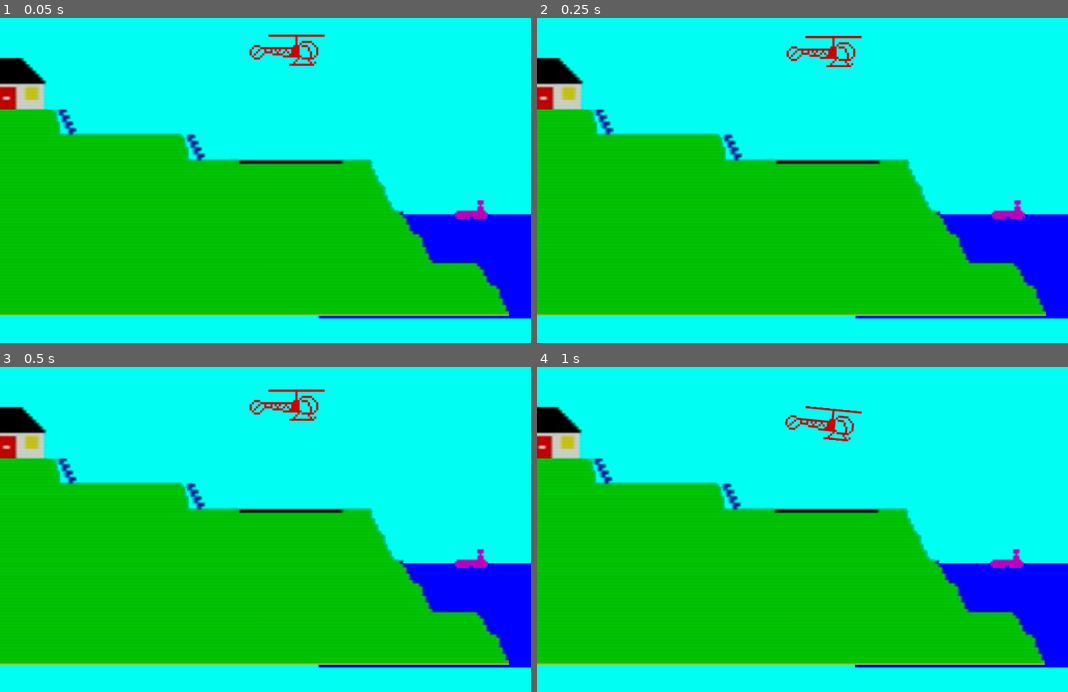
Above: before the commit, frames 1-4 (two rows, left to right).
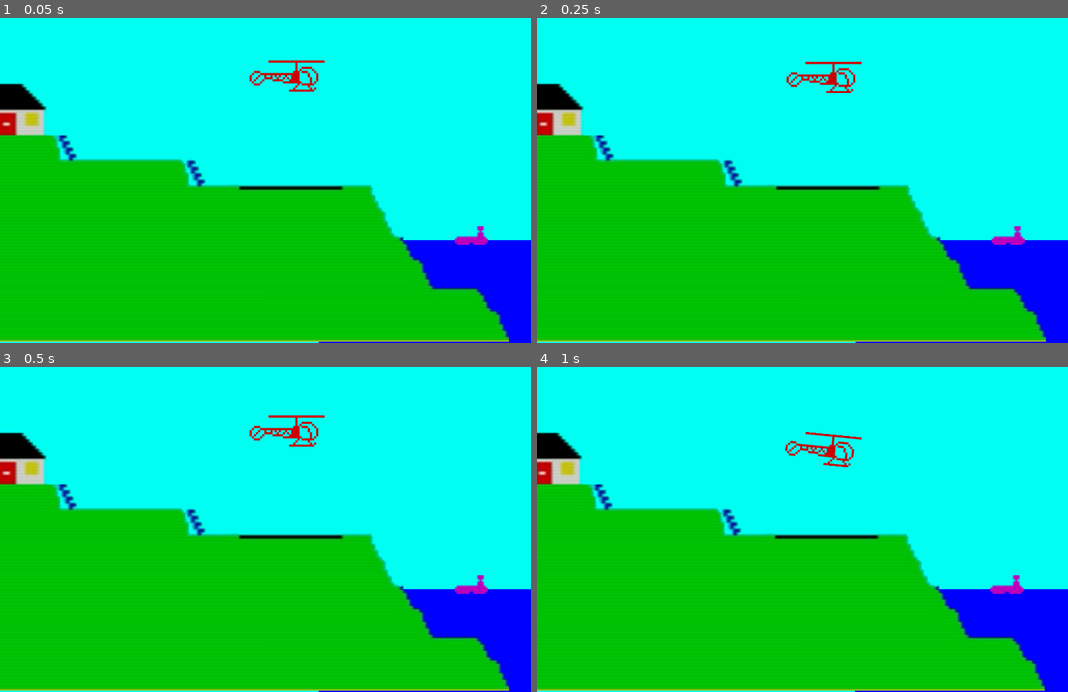
Above: after the commit, the same moments.

Repository: SteveSmith16384/Krakatoa
Game: Godot game, scene res://Main.tscn
Same seed, same stepped clock (60 frames per second), same inputs: the game is played once before the commit and once after it.
Inputs:
- Up to frame 1 (0.05 s): no input
- Up to frame 2 (0.25 s): no input
- Up to frame 3 (0.5 s): no input
- Up to frame 4 (1 s): tap Enter at 0.5 s; hold Right (ui_right) from 0.53 s (still down); tap Space (detach_hook) at 0.6 s

The runs differ from the first frame. In frame 1, 22% of the frame differs, in the area x 0-100%, y 5-100%; in frame 2, 22%; in frame 3, 22%; in frame 4, 22%.
Error in both runs: Attempt to call function 'detach_cargo' in base 'null instance' on a null instance. (res://Main.gd:65)

Commit message:
Minor improvements

Diff:
--- a/src/IntroScene.gd
+++ b/src/IntroScene.gd
@@ -7,8 +7,6 @@
 
 
 func _process(delta):
-	$Dockyard.rotate(delta)
-	$Crane.rotate(-delta)
 	pass
 
 
--- a/src/Lava.tscn
+++ b/src/Lava.tscn
@@ -8,7 +8,9 @@
 [sub_resource type="CircleShape2D" id=2]
 radius = 13.6074
 
-[node name="Lava" type="RigidBody2D"]
+[node name="Lava" type="RigidBody2D" groups=[
+"remove_in_water",
+]]
 mass = 50.0
 script = ExtResource( 1 )
 
--- a/src/Main.tscn
+++ b/src/Main.tscn
@@ -8,7 +8,6 @@
 [ext_resource path="res://Volcano.tscn" type="PackedScene" id=6]
 [ext_resource path="res://House.tscn" type="PackedScene" id=7]
 [ext_resource path="res://Dinghy.tscn" type="PackedScene" id=8]
-[ext_resource path="res://Submarine.tscn" type="PackedScene" id=9]
 
 [node name="Main" type="Node2D"]
 script = ExtResource( 1 )
@@ -22,8 +21,8 @@
 [node name="Camera2D" type="Camera2D" parent="Helicopter"]
 position = Vector2( -41.6744, -46.5041 )
 current = true
-limit_top = 0
-limit_bottom = 0
+limit_top = -50
+limit_bottom = -50
 smoothing_enabled = true
 
 [node name="Tanker" parent="." instance=ExtResource( 5 )]
@@ -31,9 +30,6 @@
 
 [node name="Dinghy" parent="." instance=ExtResource( 8 )]
 position = Vector2( 993.778, 510.744 )
-
-[node name="Submarine" parent="." instance=ExtResource( 9 )]
-position = Vector2( 2276, 624 )
 
 [node name="Island1" parent="." instance=ExtResource( 3 )]
 position = Vector2( 533.128, 516.31 )
@@ -49,3 +45,6 @@
 
 [node name="House2" parent="Volcano" instance=ExtResource( 7 )]
 position = Vector2( 422.027, -40.1404 )
+
+[node name="SubmarineStartPosition" type="Position2D" parent="."]
+position = Vector2( 2293.97, 766.898 )
--- /dev/null
+++ b/src/Submarine.gd
@@ -0,0 +1,14 @@
+extends KinematicBody2D
+
+export var SPEED = 40
+var dir = -1
+
+func _process(delta):
+	self.position.x += SPEED * delta * dir
+	if self.position.x <= 50:
+		self.flip_h = true
+		dir = 1
+	elif self.position.x > 1000:
+		self.flip_h = false
+		dir = -1
+	pass
--- a/src/Submarine.tscn
+++ b/src/Submarine.tscn
@@ -1,11 +1,13 @@
-[gd_scene load_steps=3 format=2]
+[gd_scene load_steps=4 format=2]
 
 [ext_resource path="res://Assets/Sprites/submarine.png" type="Texture" id=1]
+[ext_resource path="res://Submarine.gd" type="Script" id=2]
 
 [sub_resource type="RectangleShape2D" id=1]
 extents = Vector2( 29.737, 11.2074 )
 
 [node name="Submarine" type="KinematicBody2D"]
+script = ExtResource( 2 )
 
 [node name="Sprite" type="Sprite" parent="."]
 scale = Vector2( 4, 4 )
--- a/src/Water.gd
+++ b/src/Water.gd
@@ -14,3 +14,12 @@
 # Called every frame. 'delta' is the elapsed time since the previous frame.
 #func _process(delta):
 #	pass
+
+
+func _on_Water_body_entered(body):
+	if body.has_method("entered_water"):
+		body.entered_water()
+
+	if body.is_in_group("remove_in_water"):
+		body.queue_free()
+	pass
--- a/src/Water.tscn
+++ b/src/Water.tscn
@@ -20,3 +20,5 @@
 __meta__ = {
 "_edit_use_anchors_": false
 }
+
+[connection signal="body_entered" from="." to="." method="_on_Water_body_entered"]
Not shown: 1 places in src/Main.tscn that only renumber resources
Not shown, added: docs/krakatoa_original_speccy_Game.mkv
